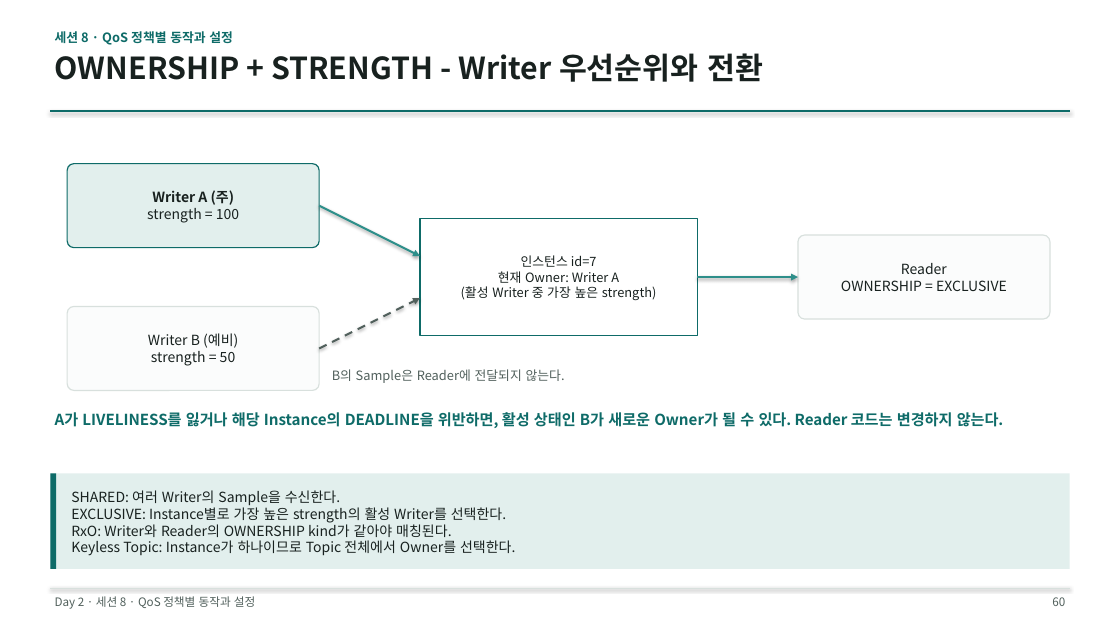
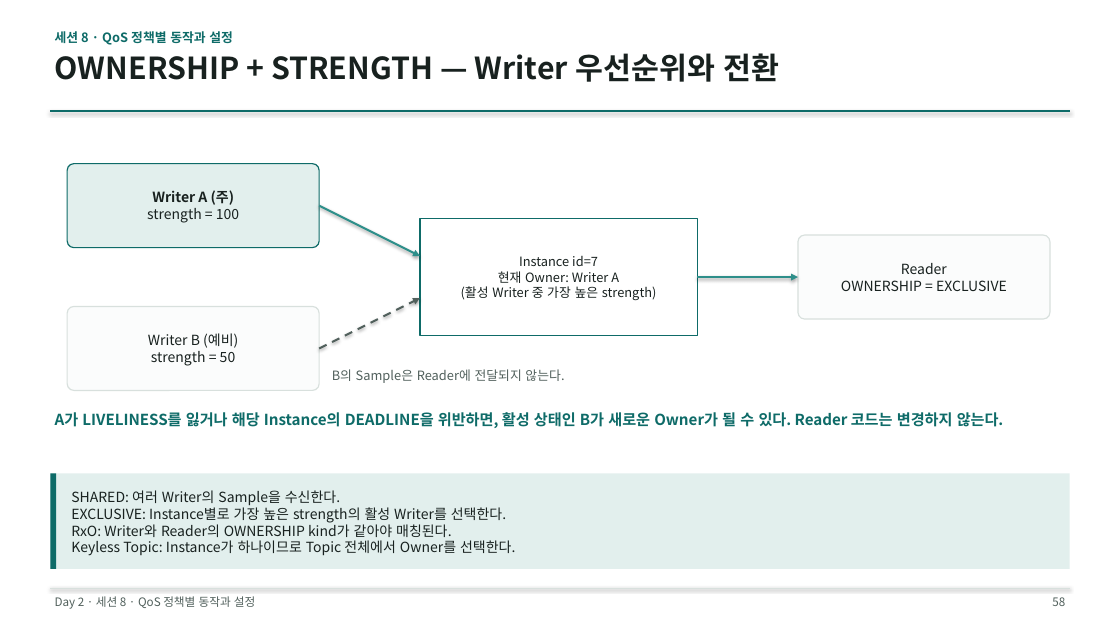
Before and after one commit to IntellectusCorp/int2DDS-lecture, a slide deck: slide 58 of int2dds-lecture.pptx. Drawn at 1120x630 pixels with LibreOffice and Linux fonts; fonts in the diff are those of the drawing. Boxes give left, top, right and bottom in pixels: in the first picture for what was removed or moved away, otherwise in the second. Text is boxed around its words. In the diff, an @@ line names an element or a change of style, - is before the commit and + after.

```diff
--- a/int2dds-lecture.pptx
+++ b/int2dds-lecture.pptx
@@ text at (55,53,779,82): text changed @@
-OWNERSHIP + STRENGTH - Writer 우선순위와 전환
+OWNERSHIP + STRENGTH — Writer 우선순위와 전환
@@ text in rectangle at (519,256,598,266): text changed @@
-인스턴스 id=7
+Instance id=7
@@ page number at (1052,597,1065,606): text changed @@
-60
+58
```
Also in this commit, not shown: 52 other slides changed.
